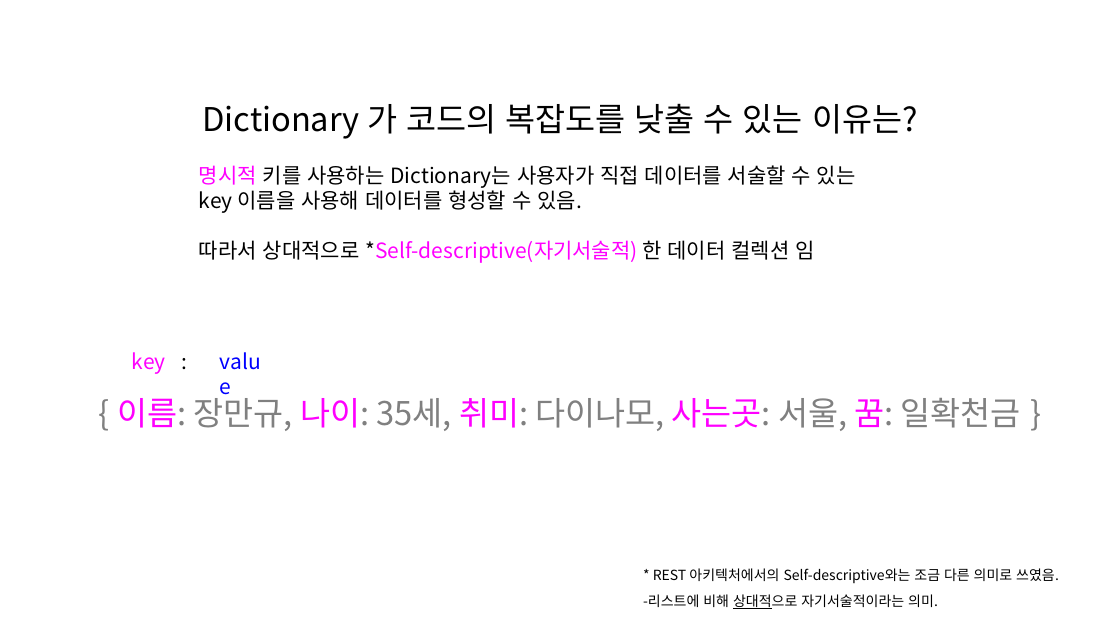
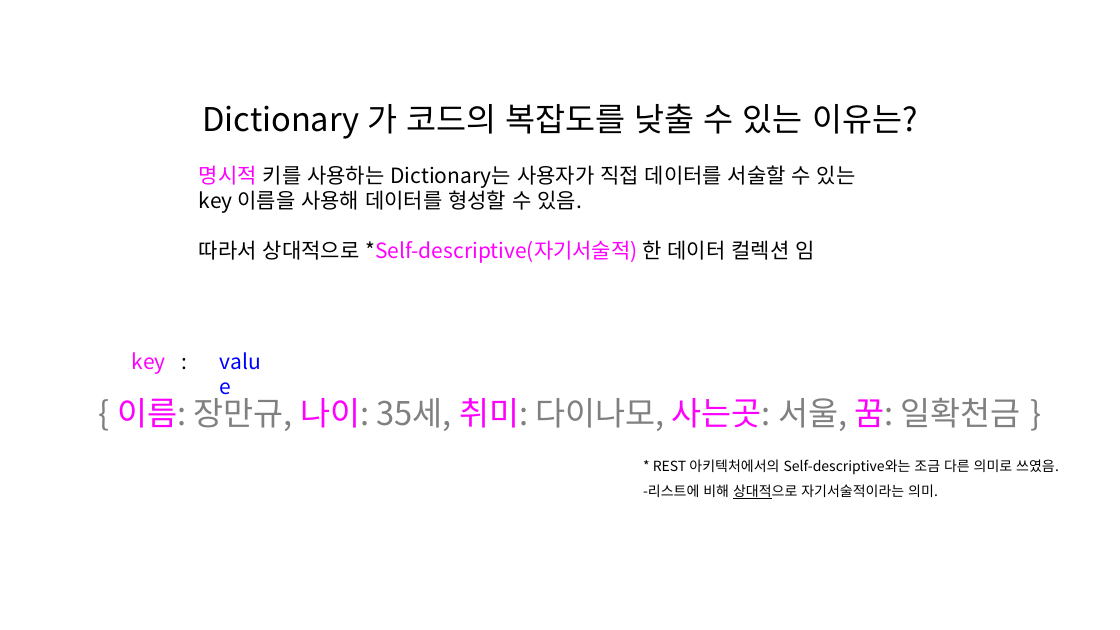
Before and after one commit to hnanmal/mQ, a slide deck: slide 22 of DynamoUserGroup/20221118_부산 세미나 준비/documentum/DynDict활용_발표자료.pptx (slide 20 before the commit). Drawn at 1120x630 pixels with LibreOffice and Linux fonts; fonts in the diff are those of the drawing. Boxes give left, top, right and bottom in pixels: in the first picture for what was removed or moved away, otherwise in the second. Text is boxed around its words. In the diff, an @@ line names an element or a change of style, - is before the commit and + after.

```diff
--- a/DynamoUserGroup/20221118_부산 세미나 준비/documentum/DynDict활용_발표자료.pptx
+++ b/DynamoUserGroup/20221118_부산 세미나 준비/documentum/DynDict활용_발표자료.pptx
@@ text "* REST 아키텍처에서의 Self-descriptive와는 조금 ...": place and size @@
-text "* REST 아키텍처에서의 Self-descriptive와는 조금 ..." at (643,568,1059,609)
+text "* REST 아키텍처에서의 Self-descriptive와는 조금 ..." at (643,459,1059,499)
```
Also in this commit, not shown: 4 other slides changed, 1 slide added, 1 slide removed.
